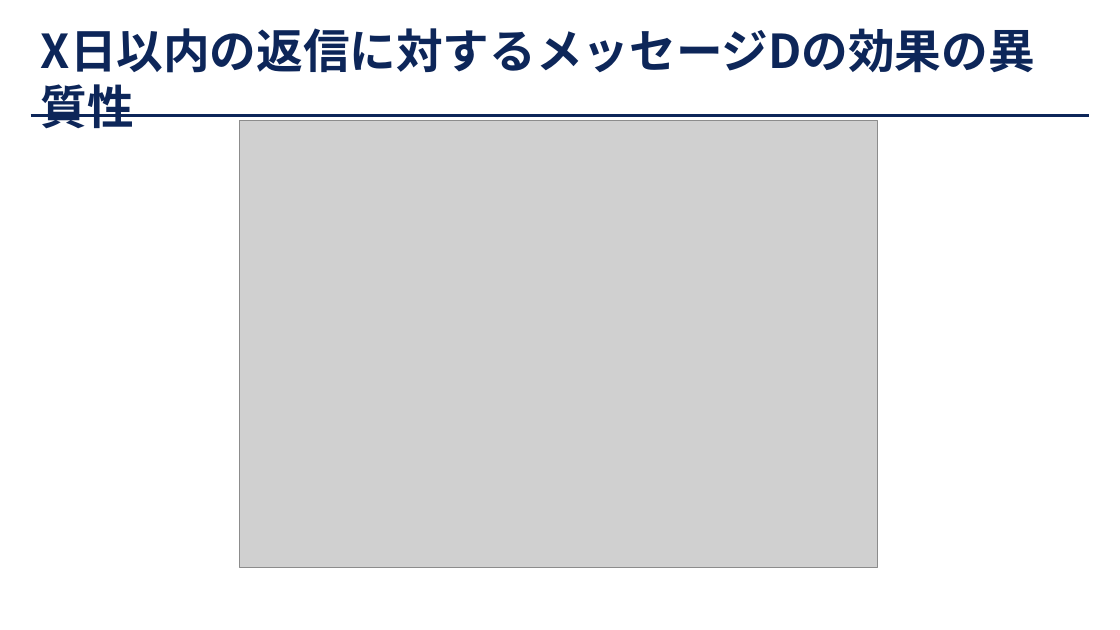
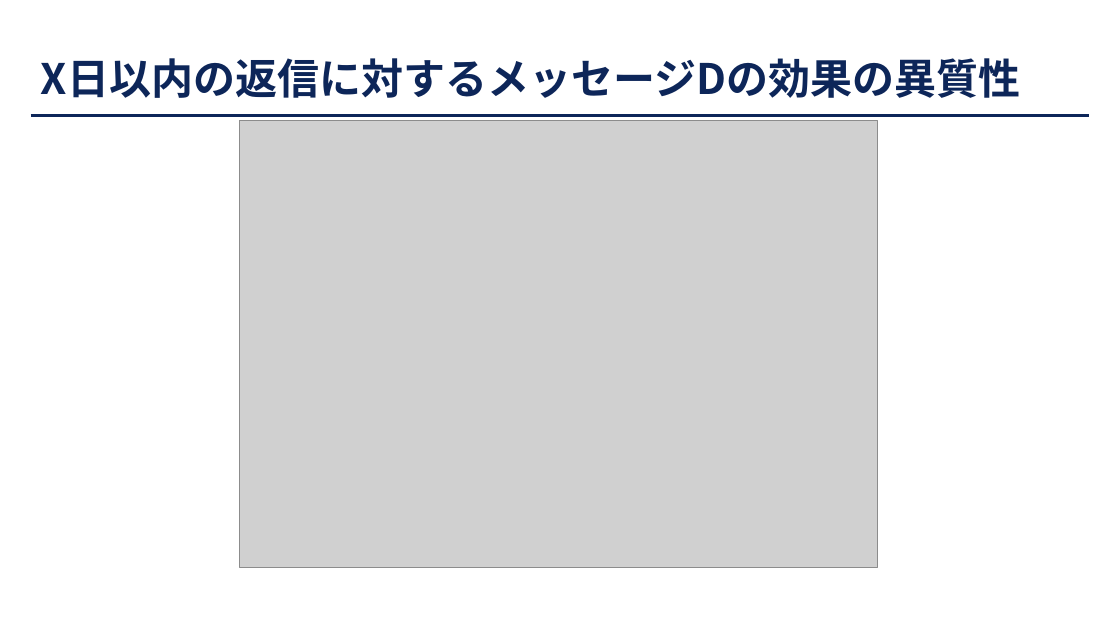
Before and after one commit to JMDP-behavioral-economics/RCT-Nudge, a slide deck: slide 28 of docs/slide/221014骨髄バンク介入実験分析.pptx. Drawn at 1120x630 pixels with LibreOffice and Linux fonts; fonts in the diff are those of the drawing; grey boxes stand for pictures. Boxes give left, top, right and bottom in pixels: in the first picture for what was removed or moved away, otherwise in the second. Text is boxed around its words. In the diff, an @@ line names an element or a change of style, - is before the commit and + after.

```diff
--- a/docs/slide/221014骨髄バンク介入実験分析.pptx
+++ b/docs/slide/221014骨髄バンク介入実験分析.pptx
@@ title "X日以内の返信に対するメッセージDの効果の異質性" at [41,58,1020,98]: size 40 to 36 pt @@
```
Also in this commit, not shown: 22 other slides changed.
